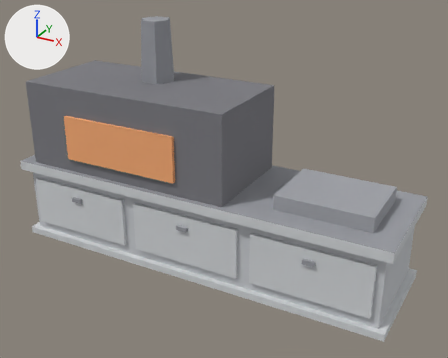
One commit to the OBJ model Models/bench_smelter.obj: the scene before it, then after it.
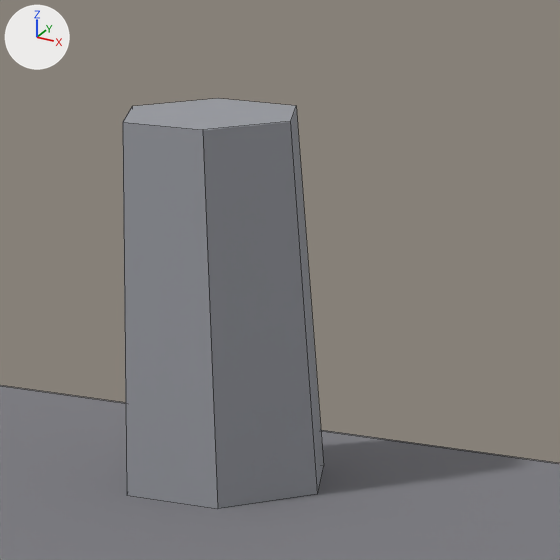
Old and new are each drawn whole from a 50 mm camera at (2.036, -3.506, 2.385) aimed at (0.123, -0.027, 0.646) and again close up on the part from 27% to 48% of the width and 0% to 26% of the height. Every picture has the same lights, and +X, +Y and +Z are marked at upper left. The older version's two pictures come first. The close-ups show mesh edges as thin lines. Where no turn or scale is listed for an object, it has been applied to the vertices. Vertices at exactly the same position are counted once.

Objects in the first close-up: 'bench_smelter'.
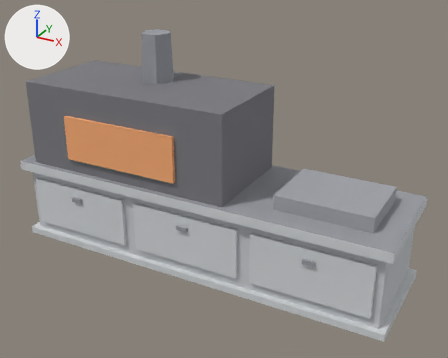
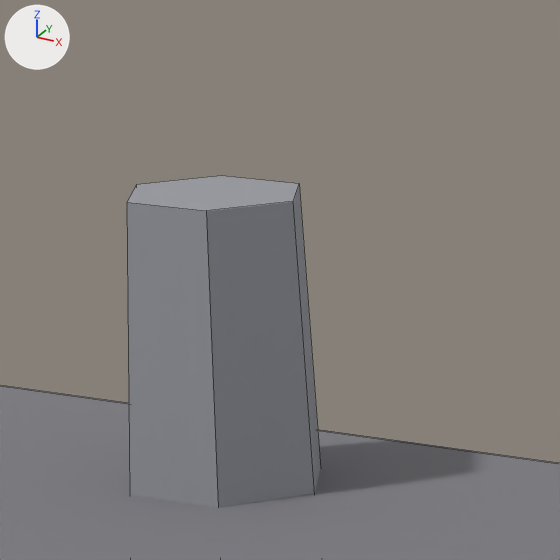
What differs and where, as boxes [x1, y1, x2, y2] in the close-ups (560 x 560 px; the box of a moved part takes in the faces that stretch with it):
'bench_smelter', reshaped
    before: [0, 98, 560, 560]
    after: [0, 176, 560, 560]
part 1 of me_bench_smelter, moved or reshaped
    before: [123, 98, 324, 509]
    after: [127, 176, 320, 508]

Diff of the bpy script that builds the scene:
```diff
--- a/Models/bench_smelter.obj.py
+++ b/Models/bench_smelter.obj.py
@@ me_bench_smelter @@
 # used by ob_bench_smelter; location = (0.0, 0.0, 0.0)
-me_bench_smelter.from_pydata(...)  # 116 vertices, 67 faces; spans x -1.42..1.42, y -0.42..0.42, z 0.0..1.67
+me_bench_smelter.from_pydata(...)  # 116 vertices, 67 faces; spans x -1.42..1.42, y -0.42..0.42, z 0.0..1.58
+# me_bench_smelter part 1: the loose piece of 12 vertices spanning x -0.63..-0.37, y 0.01..0.23, z 1.24..1.67 is moved by (0.0, 0.0, -0.09)
 me_bench_smelter.materials.append(mat_metal)
```
